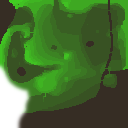
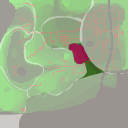
Layers edited between the first and the second 128 × 128 image:
hid group "Copy of Group 8" (8 layers) over [0, 0, 128, 128]
painted on "Copy of SquonkMountain" over [0, 0, 128, 128]
showed group "Group 8" (8 layers) over [0, 0, 128, 128]
renamed "Paint Layer 10" to "Sooth-Sayer Steppe", showed it, opacity 100% → 41%, moved it above "Beach", painted on it over [0, 0, 128, 128]
renamed "Paint Layer 11" to "Beach", showed it, opacity 100% → 49%, painted on it over [0, 0, 128, 128]
renamed "Paint Layer 5" to "Cokernut", showed it, opacity 100% → 45%, painted on it over [0, 0, 128, 128]
showed "Thimbleton" (2nd of 2, in "Group 8"), painted on it over [0, 0, 128, 128]
painted on "SquonkMountain" over [0, 0, 128, 128]
painted on "ChestersForest" over [0, 0, 128, 128]
painted on "BluValley" over [0, 0, 128, 128]
added layer "Map_Paths_MapToPNG.png" above "Map_Red_MapToPNG.png" over [0, 0, 128, 128]
added layer "Map_Red_MapToPNG.png" above "Map_Base_MapToPNG.png" over [0, 0, 128, 128]
